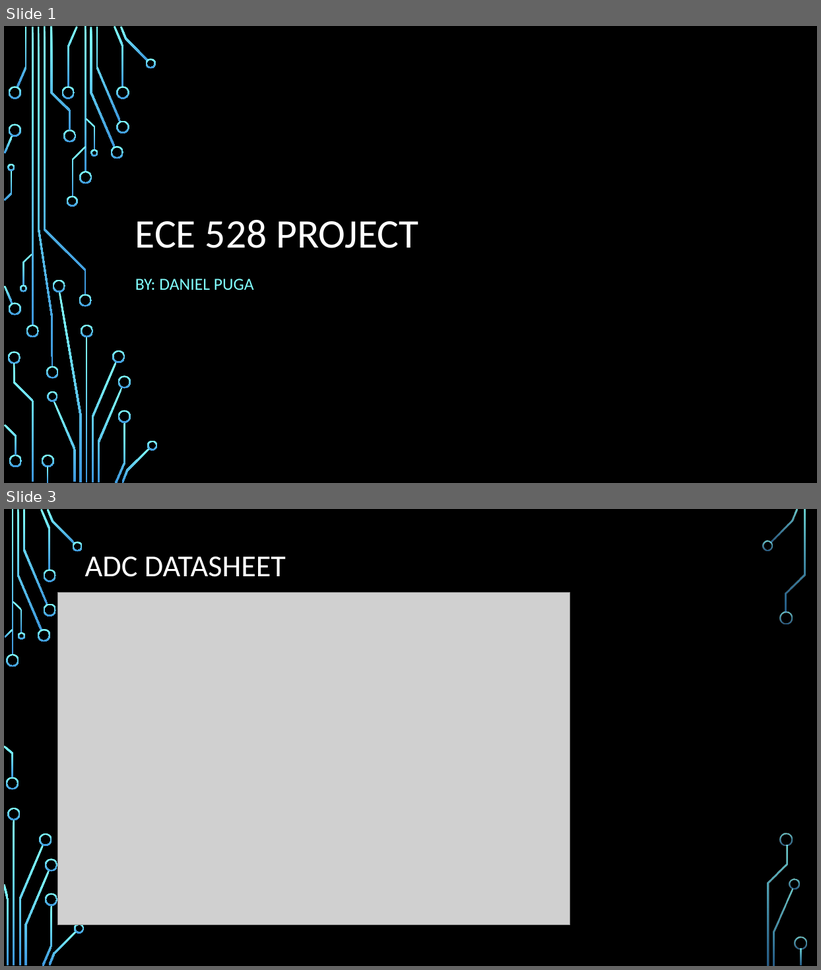
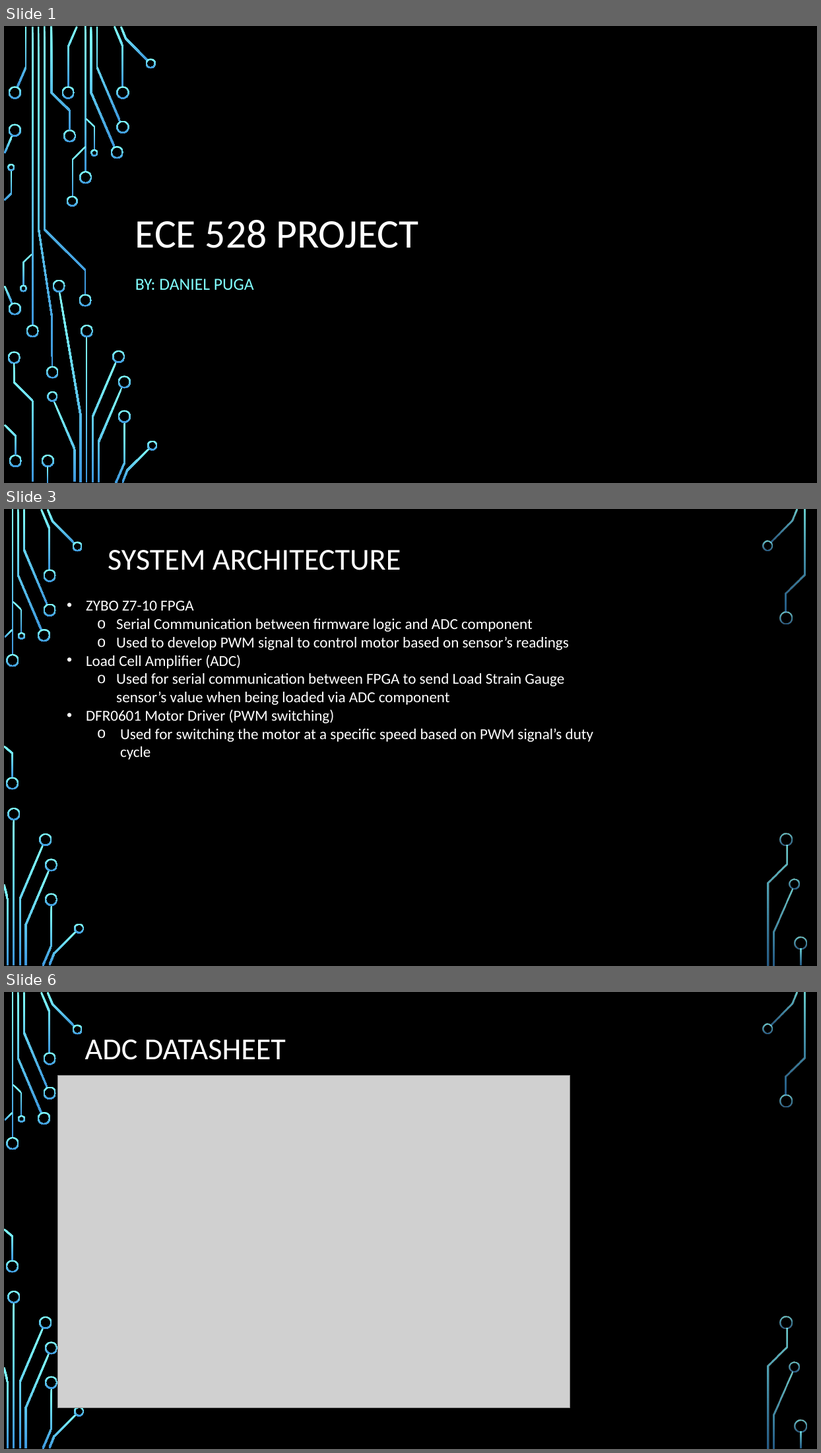
Before and after one commit to Dannnny2525/ECE528_Project, a slide deck: Project_Presentation.pptx. Shown one above the other, each under a label of ours: slides 1 and 3 before the commit, slides 1, 3 and 6 after it; the slides between them are not shown. The pictures are 821x970 and 821x1453 pixels, drawn with LibreOffice and Linux fonts; fonts in the diff are those of the drawing; grey boxes stand for pictures; background and template pictures are left out. Boxes give left, top, right and bottom in pixels: in the first picture for what was removed or moved away, otherwise in the second. Text is boxed around its words. In the diff, an @@ line names an element or a change of style, - is before the commit and + after.

Commit message:
Updated Presentation

```diff
--- a/Project_Presentation.pptx
+++ b/Project_Presentation.pptx
@@ slide 3 added at (4, 509, 817, 966), background picture (left out); not listed: 36 template elements that a slide beside it also shows @@
@@ title added at (108, 550, 401, 570), 36 pt, text #FFFFFF @@
+SYSTEM ARCHITECTURE
@@ text added at (86, 601, 593, 760), 18 pt, text #FFFFFF @@
+• ZYBO Z7-10 FPGA
+  o Serial Communication between firmware logic and ADC component
+  o Used to develop PWM signal to control motor based on sensor’s readings
+• Load Cell Amplifier (ADC)
+  o Used for serial communication between FPGA to send Load Strain Gauge sensor’s value when being loaded via ADC component
+• DFR0601 Motor Driver (PWM switching)
+  o Used for switching the motor at a specific speed based on PWM signal’s duty cycle
@@ what was slide 3 is now slide 6 @@
```
Also in this commit, not shown: 4 other slides added, 1 slide removed.
